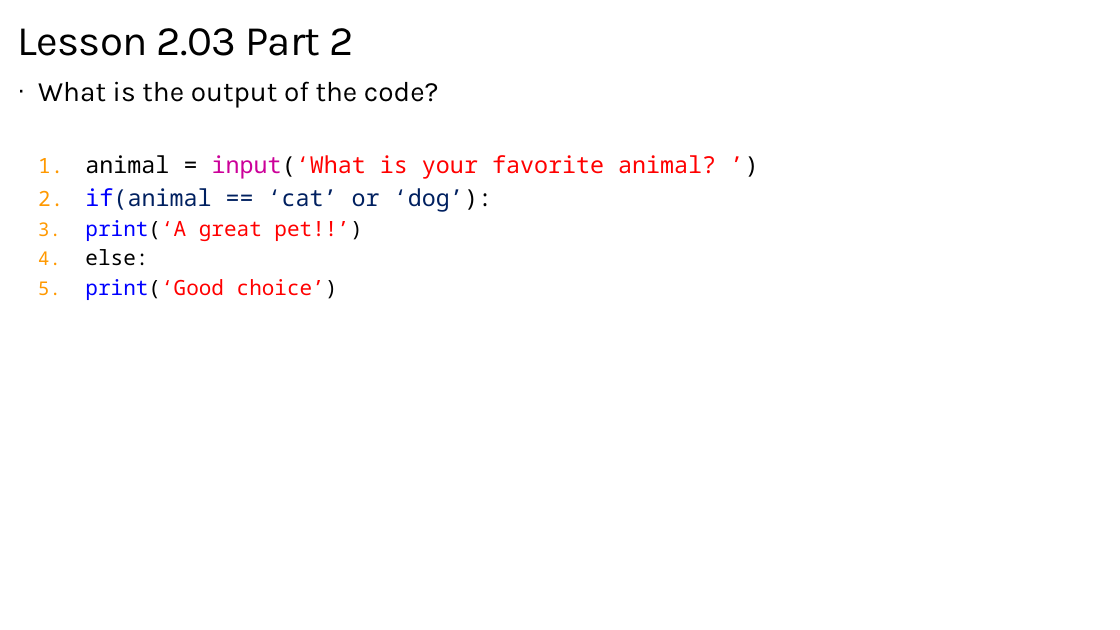
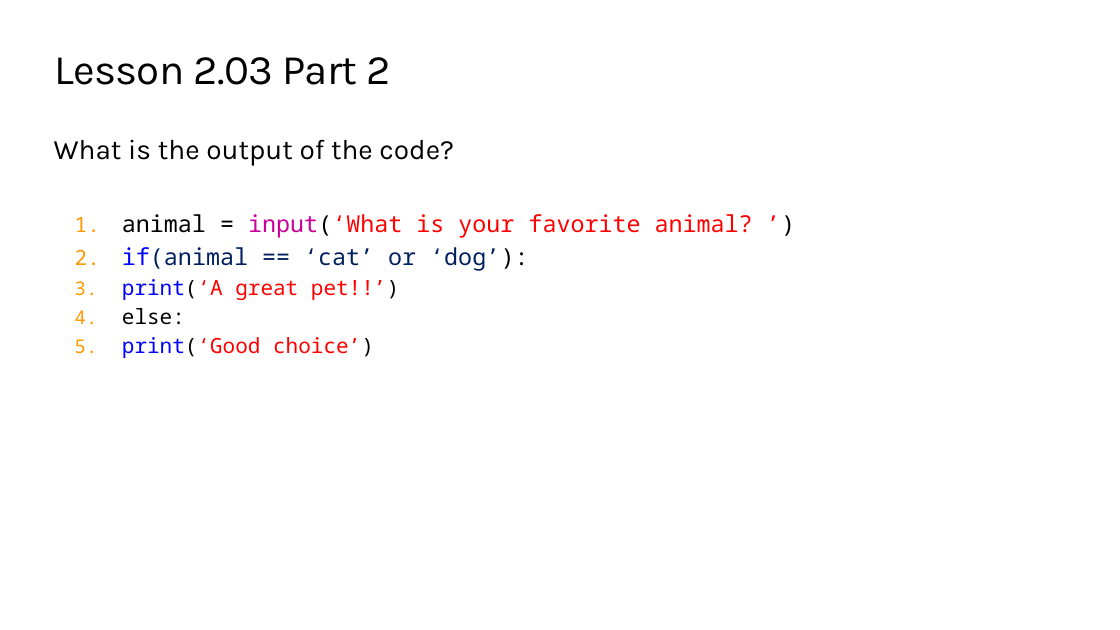
Before and after one commit to TEALSK12/2nd-semester-introduction-to-computer-science, a slide deck: slide 6 of docs/units/2_unit/slidedecks/Intro Python 2.03 TEALS.pptx. Drawn at 1120x630 pixels with LibreOffice and Linux fonts; fonts in the diff are those of the drawing; background and template pictures are left out. Boxes give left, top, right and bottom in pixels: in the first picture for what was removed or moved away, otherwise in the second. Text is boxed around its words. In the diff, an @@ line names an element or a change of style, - is before the commit and + after.

```diff
--- a/docs/units/2_unit/slidedecks/Intro Python 2.03 TEALS.pptx
+++ b/docs/units/2_unit/slidedecks/Intro Python 2.03 TEALS.pptx
@@ title "Lesson 2.03 Part 2": place and size @@
-title "Lesson 2.03 Part 2" at (17,28,354,56)
+title "Lesson 2.03 Part 2" at (54,57,390,85)
@@ text at (54,139,454,166): bullet · to none @@
@@ text "What is the output of ...": place and size @@
-text "What is the output of ..." at (38,81,716,300)
+text "What is the output of ..." at (54,139,753,358)
```
Also in this commit, not shown: 5 other slides changed, 17 other files.
